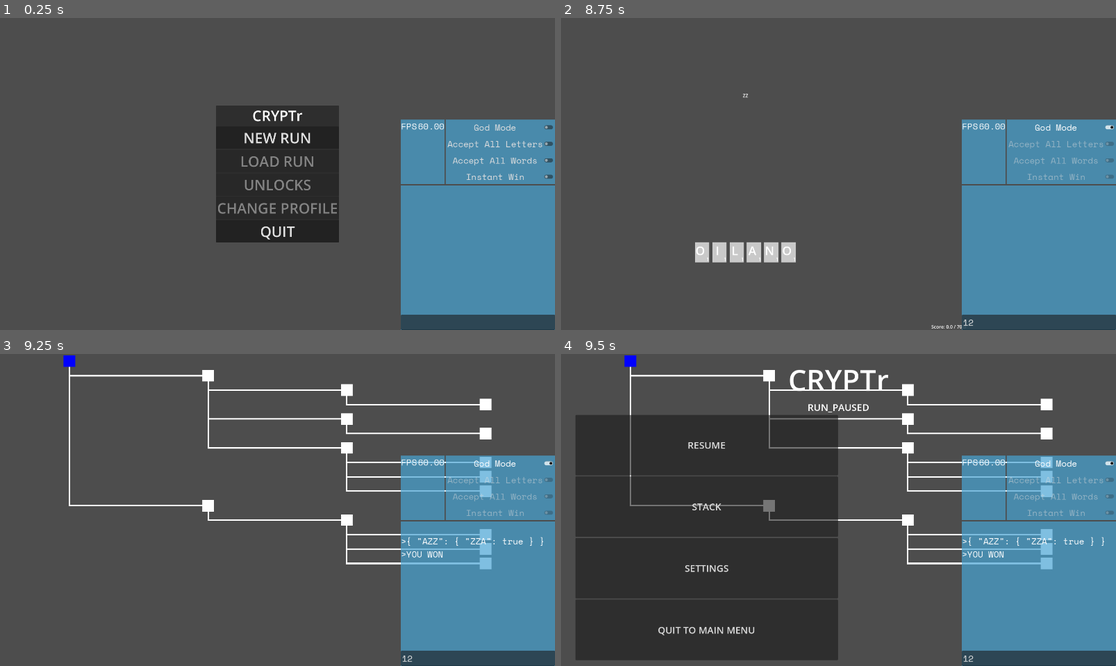
Above: before the commit, frames 1-4 (two rows, left to right).
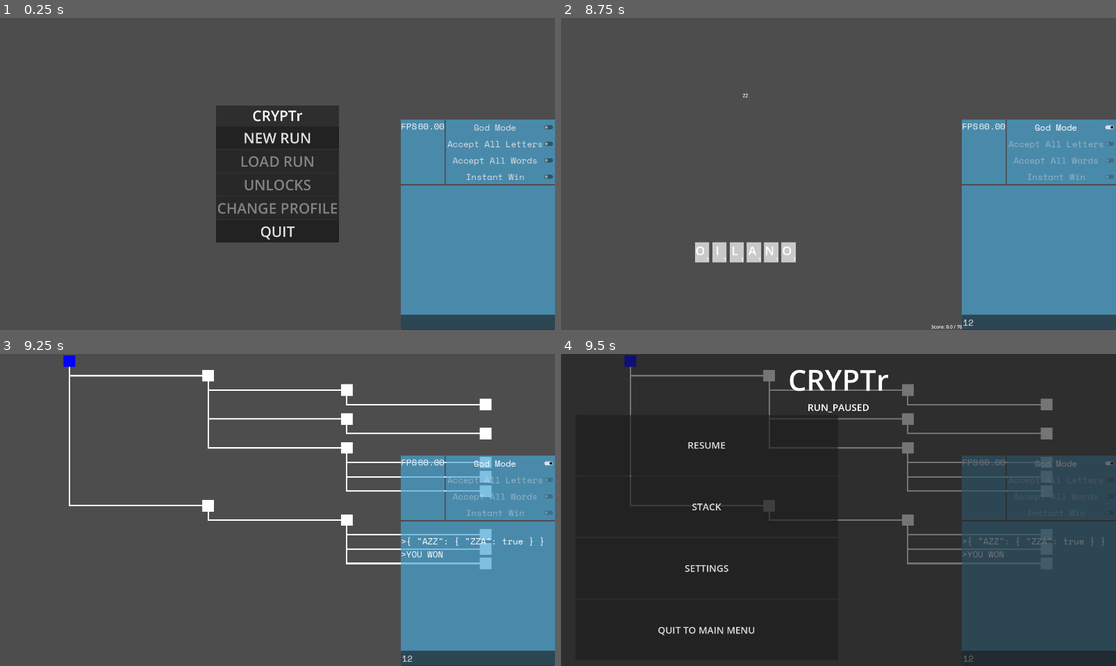
Above: after the commit, the same moments.

Repository: LucasMc17/CRYPTr
Game: Godot game, scene res://root.tscn
Two runs of this game, one before a commit and one after it. Both use one fixed random seed, a clock stepped at 60 frames per second and the inputs below.
Inputs (mouse positions are in pixels of both pictures, inside the frame that each line leads up to):
- Up to frame 1 (0.25 s): no input
- Up to frame 2 (8.75 s): click (1038, 323) at 0.52 s; type "12" at 0.6 s; click "NEW RUN" at 1.25 s; click "Accept All Letters" at 2 s; click "Accept All Letters" at 2.75 s; click "Accept All Words" at 3.5 s; click "Accept All Words" at 4.25 s; click "God Mode" at 5 s; tap Enter (enter) at 5.75, 5.85, 7.25, 7.35 s; move the mouse to (627, 24) at 5.77 s; hold Up (up) 5.78-6.53 s; click (627, 24) at 5.92 s; tap Space at 6.5, 8 s; move the mouse to (699, 252) at 6.52 s; hold Backspace (backspace) 6.53-7.28 s; tap Z at 6.6, 8.1 s; click (699, 252) at 6.67 s; move the mouse to (721, 252) at 7.27 s; hold Up (up) from 7.28 s (still down); click (721, 252) at 7.42 s; move the mouse to (738, 252) at 8.02 s; click (738, 252) at 8.17 s
- Up to frame 3 (9.25 s): tap Enter (enter) at 8.75, 8.85 s; move the mouse to (194, 588) at 8.77 s; release Up (up) at 8.78 s; hold A from 8.78 s (still down); click (194, 588) at 8.92 s
- Up to frame 4 (9.5 s): keep holding A; tap Escape (escape) at 9.4 s

Frames 1-3 are identical in both runs. In frame 4, 63% of the frame differs, in the area x 0-100%, y 0-100%.

Commit message:
actual pausing

Diff:
--- a/slices/run/pause/pause_screen.tscn
+++ b/slices/run/pause/pause_screen.tscn
@@ -5,24 +5,17 @@
 [ext_resource type="PackedScene" uid="uid://bbijp713lja3a" path="res://slices/run/pause/screens/pause_menu/pause_menu.tscn" id="3_vfrww"]
 [ext_resource type="PackedScene" uid="uid://ht6y2dr3y6ki" path="res://slices/run/pause/screens/stack_menu/stack_menu.tscn" id="4_egxy4"]
 
-[node name="PauseScreen" type="Control"]
+[node name="PauseScreen" type="PanelContainer"]
 z_index = 100
-layout_mode = 3
 anchors_preset = 15
 anchor_right = 1.0
 anchor_bottom = 1.0
 grow_horizontal = 2
 grow_vertical = 2
 script = ExtResource("1_vfrww")
-metadata/_custom_type_script = "uid://di8k3ed6nq64j"
 
 [node name="MarginContainer" type="MarginContainer" parent="."]
-layout_mode = 1
-anchors_preset = 15
-anchor_right = 1.0
-anchor_bottom = 1.0
-grow_horizontal = 2
-grow_vertical = 2
+layout_mode = 2
 theme_override_constants/margin_left = 50
 theme_override_constants/margin_top = 20
 theme_override_constants/margin_right = 50
--- a/slices/run/run_screen.gd
+++ b/slices/run/run_screen.gd
@@ -20,7 +20,6 @@
 	if Input.is_action_just_pressed("escape"):
 		if paused:
 			Events.unpaused.emit()
-			# _pause_switcher.clear()
 		else:
 			Events.paused.emit("Menu")
 
@@ -36,11 +35,13 @@
 func _on_run_paused(menu_screen : StringName) -> void:
 	_pause_switcher.transition("Pause", {"starting_menu": menu_screen})
 	paused = true
+	get_tree().paused = true
 
 
 func _on_run_unpaused() -> void:
 	_pause_switcher.clear()
 	paused = false
+	get_tree().paused = false
 
 
 func setup(init_obj := {}) -> void:
--- a/slices/run/run_screen.tscn
+++ b/slices/run/run_screen.tscn
@@ -7,6 +7,7 @@
 [ext_resource type="Script" uid="uid://dgjbmlg6wlice" path="res://ui_states/ui_switcher.gd" id="5_o8dxk"]
 
 [node name="RunScreen" type="Control"]
+process_mode = 3
 layout_mode = 3
 anchors_preset = 15
 anchor_right = 1.0
@@ -17,6 +18,7 @@
 
 [node name="RunSwitcher" type="Control" parent="."]
 unique_name_in_owner = true
+process_mode = 1
 layout_mode = 1
 anchors_preset = 15
 anchor_right = 1.0
@@ -33,6 +35,7 @@
 
 [node name="PauseSwitcher" type="Control" parent="."]
 unique_name_in_owner = true
+process_mode = 2
 layout_mode = 1
 anchors_preset = 15
 anchor_right = 1.0
